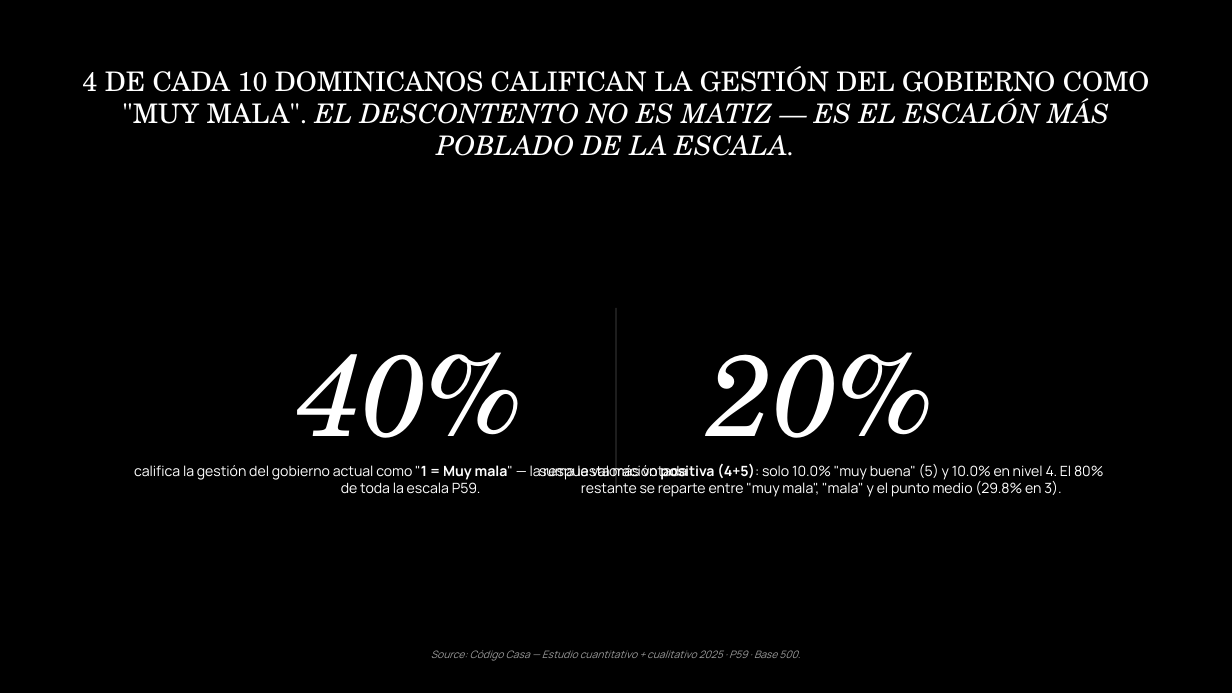
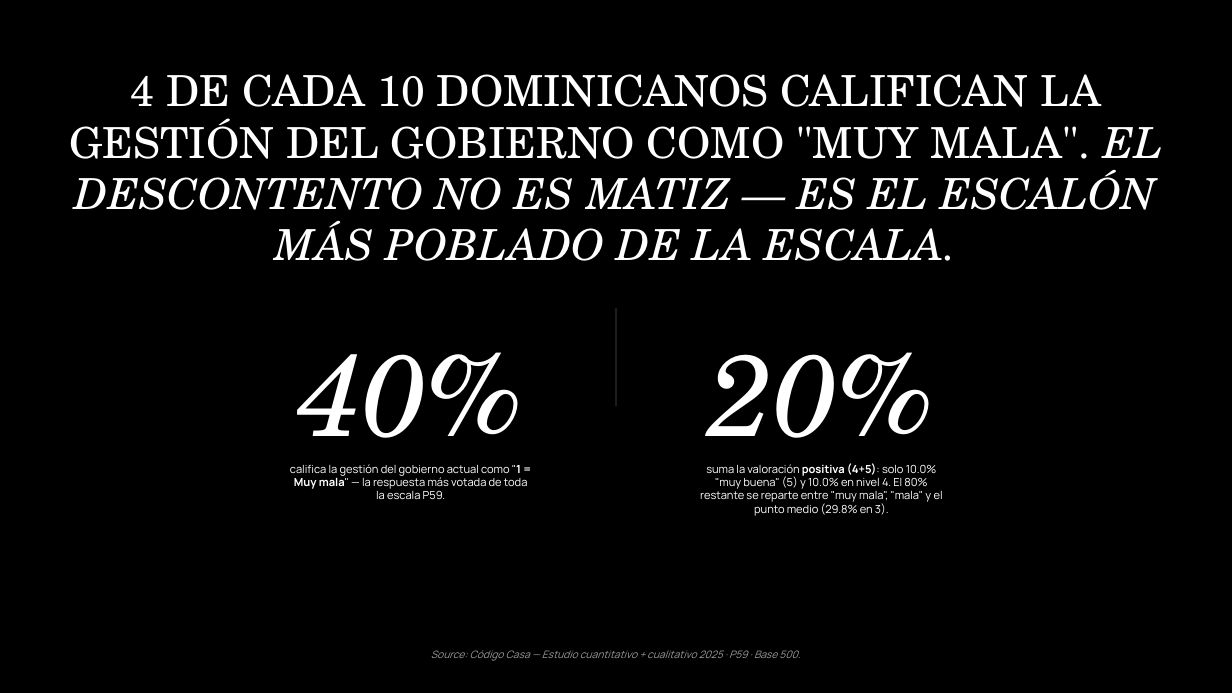
Before and after one commit to jeremyninja/c-digocasa-cerebro, a slide deck: slide 10 of Agentes Hallazgos/opiniones-politicas-deck-flat.pptx. Drawn at 1232x693 pixels with LibreOffice and Linux fonts; fonts in the diff are those of the drawing. Boxes give left, top, right and bottom in pixels: in the first picture for what was removed or moved away, otherwise in the second. Text is boxed around its words. In the diff, an @@ line names an element or a change of style, - is before the commit and + after.

```diff
--- a/Agentes Hallazgos/opiniones-politicas-deck-flat.pptx
+++ b/Agentes Hallazgos/opiniones-politicas-deck-flat.pptx
@@ text "4 DE CADA 10 DOMINICANOS ..." at (x1=69, y1=74, x2=1162, y2=261): size 31.5 to 50 pt @@
@@ rectangle resized from (x1=615, y1=308, x2=617, y2=487) to (x1=615, y1=308, x2=617, y2=406) @@
@@ text "califica la gestión del gobierno ..." moved from (x1=134, y1=465, x2=687, y2=494) to (x1=290, y1=464, x2=528, y2=499) @@
@@ text "califica la gestión del gobierno ..." at (x1=290, y1=464, x2=528, y2=499): size 16.5 to 13 pt @@
@@ text "suma la valoración positiva (4+5): ..." at (x1=700, y1=463, x2=943, y2=516): size 16.5 to 13 pt @@
@@ text "suma la valoración positiva (4+5): ..." moved from (x1=539, y1=464, x2=1103, y2=497) to (x1=700, y1=463, x2=943, y2=516) @@
```
Also in this commit, not shown: 13 other slides changed, 4 other files.
